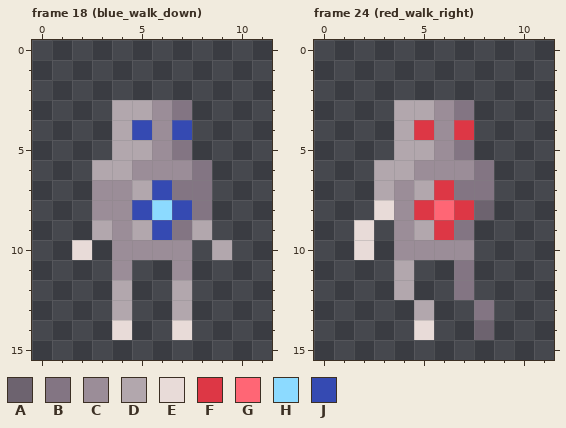
A pixel-art file gets an edit: assets/sprites/player.aseprite. Above: the version before the commit.
12x16 pixels, 31 frames. Shown: frame 18 (blue_walk_down), frame 24 (red_walk_right).
Palette (. is transparent): A #6d636f  B #837583  C #9b8d98  D #b2a7ad  E #e8dbd8  F #dd3745  G #ff6675  H #8cdaff  J #354ab2
And afterwards:
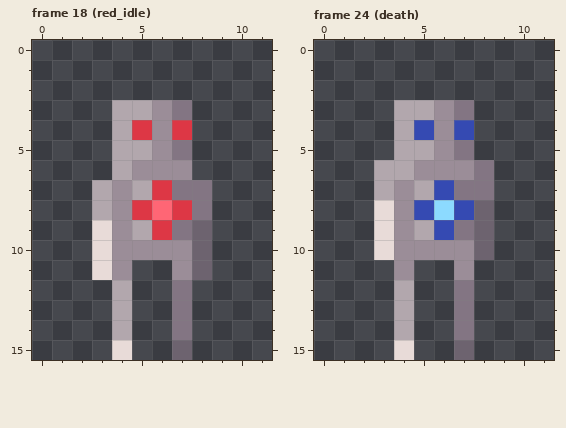
Difference:
colour F: #dd3745 -> #354ab2
colour G: #ff6675 -> #8cdaff
colour H: #8cdaff -> #ff6675
colour J: #354ab2 -> #dd3745
Changed rows in their new state; - is a pixel that keeps its letter.
Frame 18 (red_idle):
first column x 2:
 6 -.----.-
 7 -D------
 8 -D------
 9 -E----A-
10 .E----A.
11 -E----A-
12 -----B--
13 -----B--
14 --D--B--
15 --E--A--
Frame 24 (death):
first column x 2:
 9 .E----A
10 .E----A
11 --C--C-
13 --D.-B.
14 --D.-B.
15 --E--A-
Changed places in both pictures, as pixel boxes (x1, y1, x2, y2):
changed: (72, 120, 232, 360)
changed: (354, 120, 494, 360)
